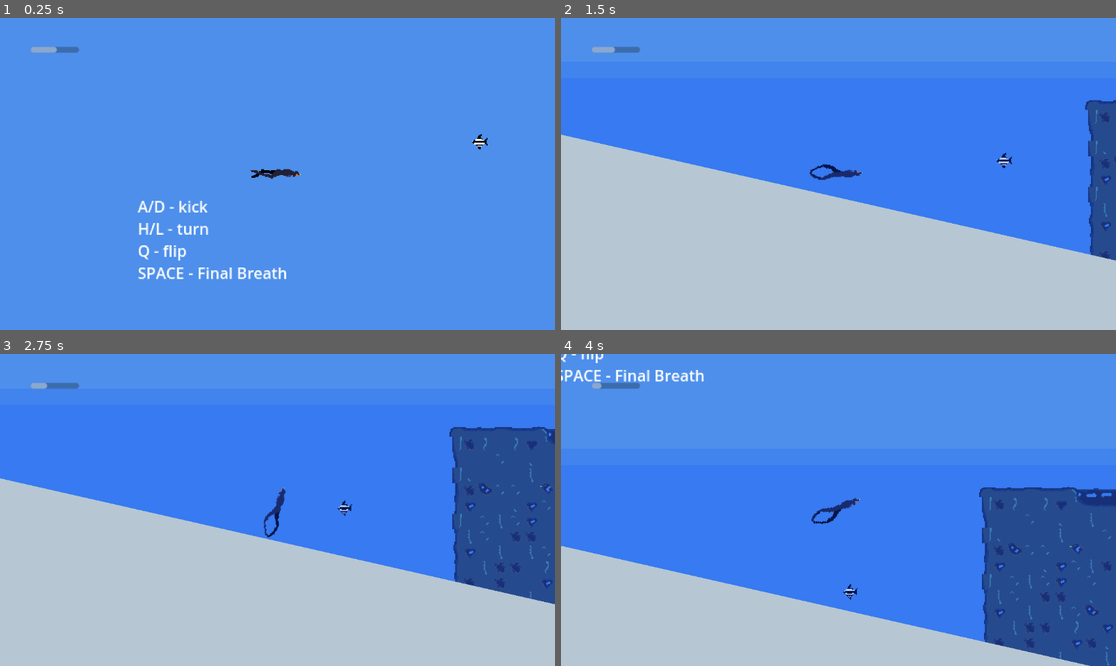
Above: before the commit, frames 1-4 (two rows, left to right).
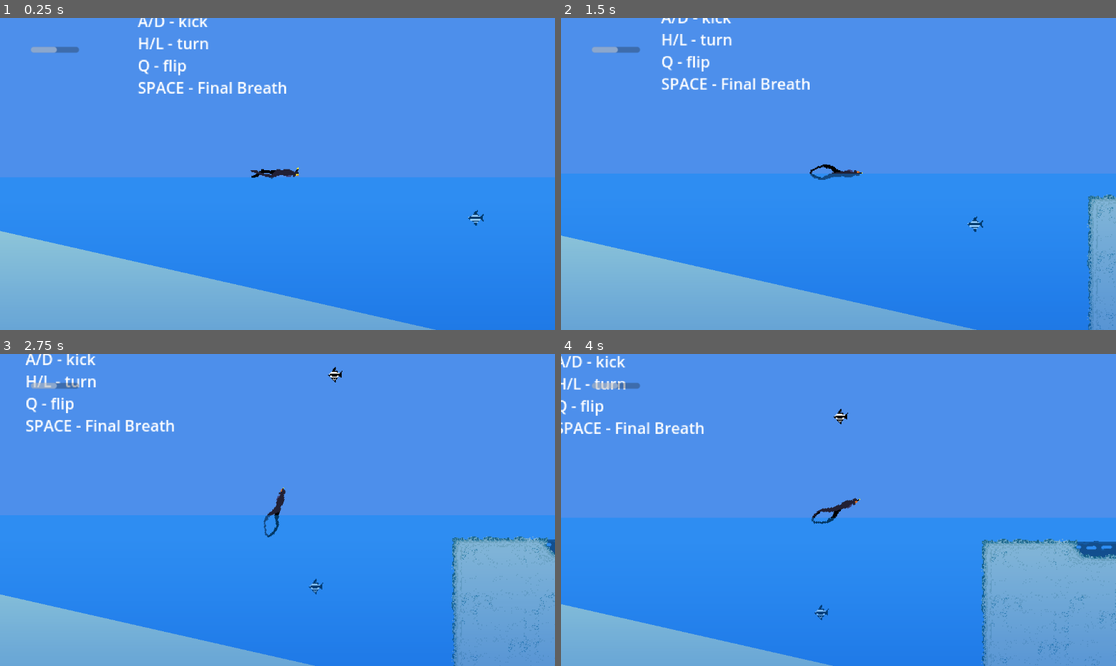
Above: after the commit, the same moments.

Repository: kstolen0/freediver-game
Game: Godot game, scene res://root.tscn
Same seed, same stepped clock (60 frames per second), same inputs: the game is played once before the commit and once after it.
Inputs:
- Up to frame 1 (0.25 s): no input
- Up to frame 2 (1.5 s): hold D 0.53-1.28 s; tap Q (flip_diver) at 0.6 s; tap Space at 0.77, 1.07 s; hold A from 1.28 s (still down); tap L at 1.35 s
- Up to frame 3 (2.75 s): tap Space at 1.52, 1.82 s; release A at 2.03 s; hold D from 2.03 s (still down); hold H from 2.03 s (still down)
- Up to frame 4 (4 s): release H at 2.78 s; tap Q (flip_diver) at 2.85 s; tap Space at 3.02, 3.32, 3.77 s; release D at 3.53 s; hold A from 3.53 s (still down); hold L from 3.53 s (still down)

The runs differ from the first frame. In frame 1, 50% of the frame differs, in the area x 0-100%, y 0-100%; in frame 2, 46%; in frame 3, 51%; in frame 4, 33%.

Commit message:
rework ocean depths. update rocks fg tilesheet.

Diff:
--- /dev/null
+++ b/depth_change.gd
@@ -0,0 +1,16 @@
+extends Area2D
+
+@export var depth = 0
+
+# Called when the node enters the scene tree for the first time.
+func _ready() -> void:
+	pass # Replace with function body.
+
+
+# Called every frame. 'delta' is the elapsed time since the previous frame.
+func _process(delta: float) -> void:
+	pass
+
+
+func _on_body_entered(body: Node2D) -> void:
+	body.depth = depth
--- /dev/null
+++ b/depth_change.tscn
@@ -0,0 +1,15 @@
+[gd_scene load_steps=3 format=3 uid="uid://bt5w1raislwja"]
+
+[ext_resource type="Script" path="res://depth_change.gd" id="1_45eup"]
+
+[sub_resource type="RectangleShape2D" id="RectangleShape2D_ubbql"]
+
+[node name="Node2D" type="Area2D"]
+scale = Vector2(90, 0.001)
+script = ExtResource("1_45eup")
+
+[node name="CollisionShape2D" type="CollisionShape2D" parent="."]
+scale = Vector2(4, 1)
+shape = SubResource("RectangleShape2D_ubbql")
+
+[connection signal="body_entered" from="." to="." method="_on_body_entered"]
--- a/fish/fish-sm/fish-sm.tscn
+++ b/fish/fish-sm/fish-sm.tscn
@@ -7,6 +7,21 @@
 
 [sub_resource type="CircleShape2D" id="CircleShape2D_bad6l"]
 radius = 6.08276
+
+[sub_resource type="Animation" id="Animation_8hh24"]
+length = 0.001
+tracks/0/type = "value"
+tracks/0/imported = false
+tracks/0/enabled = true
+tracks/0/path = NodePath(".:frame")
+tracks/0/interp = 1
+tracks/0/loop_wrap = true
+tracks/0/keys = {
+"times": PackedFloat32Array(0),
+"transitions": PackedFloat32Array(1),
+"update": 1,
+"values": [0]
+}
 
 [sub_resource type="Animation" id="Animation_5lwch"]
 resource_name = "cruise"
@@ -23,21 +38,6 @@
 "transitions": PackedFloat32Array(1, 1),
 "update": 1,
 "values": [0, 1]
-}
-
-[sub_resource type="Animation" id="Animation_8hh24"]
-length = 0.001
-tracks/0/type = "value"
-tracks/0/imported = false
-tracks/0/enabled = true
-tracks/0/path = NodePath(".:frame")
-tracks/0/interp = 1
-tracks/0/loop_wrap = true
-tracks/0/keys = {
-"times": PackedFloat32Array(0),
-"transitions": PackedFloat32Array(1),
-"update": 1,
-"values": [0]
 }
 
 [sub_resource type="AnimationLibrary" id="AnimationLibrary_mo8i5"]
--- /dev/null
+++ b/gradient_shader.gdshader
@@ -0,0 +1,17 @@
+shader_type canvas_item;
+
+uniform sampler2D gradient;
+
+void vertex() {
+	// Called for every vertex the material is visible on.
+}
+
+void fragment() {
+	// Called for every pixel the material is visible on.
+	COLOR = texture(gradient, UV);
+}
+
+//void light() {
+	// Called for every pixel for every light affecting the material.
+	// Uncomment to replace the default light processing function with this one.
+//}
--- /dev/null
+++ b/ocean_gradient.tres
@@ -0,0 +1,9 @@
+[gd_resource type="GradientTexture2D" load_steps=2 format=3 uid="uid://dn3f1rmxeyoxv"]
+
+[sub_resource type="Gradient" id="Gradient_ewk8d"]
+offsets = PackedFloat32Array(0, 0.0441176, 0.166667, 0.372294, 0.712121)
+colors = PackedColorArray(0, 0.537255, 0.984314, 0.4, 0, 0.411765, 0.886275, 0.611765, 0, 0.180392, 0.701961, 0.843137, 0, 0.0784314, 0.741176, 0.862745, 0, 0, 0.584314, 0.901961)
+
+[resource]
+gradient = SubResource("Gradient_ewk8d")
+fill_to = Vector2(0, 1)
--- a/player/player.gd
+++ b/player/player.gd
@@ -22,7 +22,7 @@
 var is_alive = true
 var is_final_breath = true
 
-var submerged = -1
+var depth = -1
 
 func _ready():
 	print("player loaded")
@@ -31,7 +31,7 @@
 	on_water.connect(under_water)
 
 func under_water():
-	if submerged > 0:
+	if depth > 0:
 		emit_signal("final_breath", "end")
 
 func unalive(toggle):
@@ -39,16 +39,16 @@
 
 func _physics_process(delta):
 	var animation_to_play = "idle"
-	if submerged <= 0:
-		if submerged < 0:
+	if depth <= 0:
+		if depth < 0:
 			velocity.y += gravity * delta * 0.8
 		else:
 			animation_to_play = "surface"
 		if !can_breath:
 			can_breath = true
 			emit_signal("recovering_breath")
-	elif submerged > 0:
-		velocity.y -= (buoyancy - submerged) * 0.5
+	elif depth > 0:
+		velocity.y -= (buoyancy - depth) * 0.5
 		if can_breath:
 			can_breath = false
 			emit_signal("holding_breath")
--- a/player/player.tscn
+++ b/player/player.tscn
@@ -4,7 +4,7 @@
 [ext_resource type="Texture2D" uid="uid://dfae0l585hipp" path="res://player/diver-sheet-64.png" id="3_3mdv6"]
 
 [sub_resource type="RectangleShape2D" id="RectangleShape2D_n0v11"]
-size = Vector2(22, 12)
+size = Vector2(34, 12)
 
 [sub_resource type="Animation" id="Animation_0s8t4"]
 resource_name = "idle"
@@ -79,7 +79,7 @@
 script = ExtResource("1_86ldc")
 
 [node name="CollisionShape2D" type="CollisionShape2D" parent="."]
-position = Vector2(12, 0)
+position = Vector2(6, 0)
 shape = SubResource("RectangleShape2D_n0v11")
 
 [node name="Diver-sheet" type="Sprite2D" parent="."]
--- a/root.tscn
+++ b/root.tscn
@@ -8,9 +8,9 @@
 [ext_resource type="PackedScene" uid="uid://bxy8xhydg8jl2" path="res://ui/breath_bar.tscn" id="4_upb3n"]
 [ext_resource type="PackedScene" uid="uid://cvcuw6wh2kmbu" path="res://seagull/seagull.tscn" id="5_wlr40"]
 [ext_resource type="PackedScene" uid="uid://bp0d6xqoonf2y" path="res://fish/fish-sm/fish-sm.tscn" id="7_rtvx7"]
+[ext_resource type="PackedScene" uid="uid://bt5w1raislwja" path="res://depth_change.tscn" id="9_xckeu"]
 
 [node name="world" type="Node2D"]
-position = Vector2(1073, 0)
 script = ExtResource("1_6pkjq")
 
 [node name="ricks_bg" type="TileMapLayer" parent="."]
@@ -20,22 +20,22 @@
 [node name="fish" type="Node" parent="."]
 
 [node name="fish-sm3" parent="fish" instance=ExtResource("7_rtvx7")]
-position = Vector2(1531, 1824)
+position = Vector2(467, 1924)
 
 [node name="fish-sm2" parent="fish" instance=ExtResource("7_rtvx7")]
-position = Vector2(1386, 1812)
+position = Vector2(288, 1809)
 
 [node name="fish-sm" parent="fish" instance=ExtResource("7_rtvx7")]
-position = Vector2(575, 1768)
+position = Vector2(-528, 1735)
 
 [node name="fish-sm4" parent="fish" instance=ExtResource("7_rtvx7")]
-position = Vector2(1038, 1686)
+position = Vector2(46, 1700)
 
 [node name="fish-sm5" parent="fish" instance=ExtResource("7_rtvx7")]
-position = Vector2(549, 1460)
+position = Vector2(-508, 1479)
 
 [node name="player" parent="." instance=ExtResource("1_8hcbp")]
-position = Vector2(-740, 1474)
+position = Vector2(-740, 1686)
 
 [node name="Camera2D" type="Camera2D" parent="player"]
 position = Vector2(1, 1)
@@ -70,58 +70,61 @@
 [node name="sand" type="Node" parent="."]
 
 [node name="sand" parent="sand" instance=ExtResource("2_gxsnd")]
-position = Vector2(345.003, 1863)
+position = Vector2(-754, 1863)
 rotation = 0.223246
 
 [node name="sand4" parent="sand" instance=ExtResource("2_gxsnd")]
-position = Vector2(4476, 2506)
+position = Vector2(3377, 2506)
 rotation = 0.0661812
 
 [node name="sand3" parent="sand" instance=ExtResource("2_gxsnd")]
-position = Vector2(3091, 2276)
+position = Vector2(1992, 2276)
 rotation = 0.260164
 
 [node name="sand5" parent="sand" instance=ExtResource("2_gxsnd")]
-position = Vector2(6760, 2399)
+position = Vector2(5661, 2399)
 rotation = -0.197911
-scale = Vector2(1, 1)
 
 [node name="sand7" parent="sand" instance=ExtResource("2_gxsnd")]
-position = Vector2(-1035, 1659)
+position = Vector2(-2134, 1659)
 rotation = 0.0594911
 
 [node name="sand8" parent="sand" instance=ExtResource("2_gxsnd")]
-position = Vector2(4993, 3216)
+position = Vector2(3894, 3216)
 rotation = -1.57032
 
 [node name="sand6" parent="sand" instance=ExtResource("2_gxsnd")]
-position = Vector2(8002, 1870)
+position = Vector2(6902.99, 1870)
 rotation = -0.620652
 
 [node name="sand9" parent="sand" instance=ExtResource("2_gxsnd")]
-position = Vector2(6090, 3205)
+position = Vector2(4991, 3205)
 rotation = -1.56336
 
 [node name="sand2" parent="sand" instance=ExtResource("2_gxsnd")]
-position = Vector2(1720, 2060)
+position = Vector2(620.997, 2060)
 rotation = 0.0520165
 
-[node name="oceans" type="Node" parent="."]
+[node name="ocean" parent="." instance=ExtResource("2_yat5b")]
+z_index = 1
+position = Vector2(2657, 1694)
 
-[node name="ocean-surface" parent="oceans" instance=ExtResource("2_yat5b")]
-position = Vector2(1926, 4348)
+[node name="depths" type="Node" parent="."]
 
-[node name="ocean-surface4" parent="oceans" instance=ExtResource("2_yat5b")]
-position = Vector2(1797, 5161)
+[node name="d2" parent="depths" instance=ExtResource("9_xckeu")]
+position = Vector2(2855, 1801)
+scale = Vector2(99.2974, 7.89568)
+depth = 2
 
-[node name="ocean-surface3" parent="oceans" instance=ExtResource("2_yat5b")]
-position = Vector2(1734, 5493)
+[node name="d3" parent="depths" instance=ExtResource("9_xckeu")]
+position = Vector2(2854, 1905)
+scale = Vector2(90, 1.921)
+depth = 3
 
-[node name="ocean-surface2" parent="oceans" instance=ExtResource("2_yat5b")]
-position = Vector2(1860, 4829)
-
-[node name="ocean-surface5" parent="oceans" instance=ExtResource("2_yat5b")]
-position = Vector2(1867, 4365)
+[node name="d4" parent="depths" instance=ExtResource("9_xckeu")]
+position = Vector2(2845, 2067)
+scale = Vector2(90, 5.361)
+depth = 4
 
 [node name="CanvasLayer" type="CanvasLayer" parent="."]
 scale = Vector2(2, 2)
--- a/seagull/seagull.gd
+++ b/seagull/seagull.gd
@@ -1,7 +1,7 @@
 extends CharacterBody2D
 class_name Seagull
 
-var submerged = 0
+var depth = 0
 
 signal on_water
 
--- /dev/null
+++ b/terrain/ocean/depth.gd
@@ -0,0 +1,11 @@
+extends ocean
+
+
+# Called when the node enters the scene tree for the first time.
+func _ready() -> void:
+	pass # Replace with function body.
+
+
+# Called every frame. 'delta' is the elapsed time since the previous frame.
+func _process(delta: float) -> void:
+	pass
--- a/terrain/ocean/ocean.gd
+++ b/terrain/ocean/ocean.gd
@@ -1,11 +1,8 @@
 extends Area2D
+class_name ocean
 
 func _on_body_entered(body):
-	print("entered ocean")
-	body.submerged += 1
 	body.emit_signal("on_water")
 
-func _on_body_exited(body):
-	print("left ocean")
-	print(body.position)
-	body.submerged -= 1
+func _on_body_exited(body: Node2D):
+	pass
--- a/terrain/ocean/ocean.tscn
+++ b/terrain/ocean/ocean.tscn
@@ -1,27 +1,46 @@
-[gd_scene load_steps=4 format=3 uid="uid://c3ll8udtxwb5k"]
+[gd_scene load_steps=8 format=3 uid="uid://c3ll8udtxwb5k"]
 
 [ext_resource type="Script" path="res://terrain/ocean/ocean.gd" id="1_xt8cg"]
+[ext_resource type="Shader" path="res://gradient_shader.gdshader" id="2_x8x3x"]
+[ext_resource type="Texture2D" uid="uid://dn3f1rmxeyoxv" path="res://ocean_gradient.tres" id="3_pekm6"]
+[ext_resource type="Script" path="res://terrain/ocean/shallows.gd" id="4_tb34c"]
 
-[sub_resource type="CanvasItemMaterial" id="CanvasItemMaterial_v0q8b"]
+[sub_resource type="ShaderMaterial" id="ShaderMaterial_0186f"]
+shader = ExtResource("2_x8x3x")
+shader_parameter/gradient = ExtResource("3_pekm6")
 
 [sub_resource type="RectangleShape2D" id="RectangleShape2D_walym"]
 size = Vector2(12876, 3153.5)
+
+[sub_resource type="RectangleShape2D" id="RectangleShape2D_wbuv0"]
+size = Vector2(33.1003, 20.5555)
 
 [node name="ocean" type="Area2D"]
 collision_layer = 2
 script = ExtResource("1_xt8cg")
 
 [node name="ColorRect" type="ColorRect" parent="."]
-material = SubResource("CanvasItemMaterial_v0q8b")
-offset_left = -6178.0
-offset_top = -2672.0
-offset_right = 6703.0
-offset_bottom = 529.0
-color = Color(0.0156863, 0.282353, 0.996078, 0.156863)
+material = SubResource("ShaderMaterial_0186f")
+offset_left = -6427.0
+offset_top = -1.0
+offset_right = 6454.0
+offset_bottom = 3200.0
+pivot_offset = Vector2(6427, 2)
 
 [node name="CollisionShape2D" type="CollisionShape2D" parent="."]
-position = Vector2(262, -1095)
+position = Vector2(0, 1580)
 shape = SubResource("RectangleShape2D_walym")
+
+[node name="shallows" type="Area2D" parent="."]
+position = Vector2(0, 4)
+scale = Vector2(101.799, 0.5)
+script = ExtResource("4_tb34c")
+
+[node name="CollisionShape2D" type="CollisionShape2D" parent="shallows"]
+position = Vector2(0, -5.30455)
+scale = Vector2(4, 1)
+shape = SubResource("RectangleShape2D_wbuv0")
 
 [connection signal="body_entered" from="." to="." method="_on_body_entered"]
 [connection signal="body_exited" from="." to="." method="_on_body_exited"]
+[connection signal="body_entered" from="shallows" to="shallows" method="_on_body_entered"]
--- /dev/null
+++ b/terrain/ocean/shallows.gd
@@ -0,0 +1,22 @@
+extends ocean
+
+
+# Called when the node enters the scene tree for the first time.
+func _ready() -> void:
+	body_exited.connect(on_shallows_exited)
+
+
+# Called every frame. 'delta' is the elapsed time since the previous frame.
+func _process(delta: float) -> void:
+	pass
+
+func _on_body_entered(body):
+	print(body.name, " entered shallows")
+	body.depth = 0
+
+
+func on_shallows_exited(body):
+	if body.global_position.y <= global_position.y:
+		body.depth = -1
+	else:
+		body.depth = 1
--- a/tiles_2.tres
+++ b/tiles_2.tres
@@ -168,6 +168,15 @@
 5:1/0/terrains_peering_bit/top_right_corner = 0
 6:1/0 = 0
 6:1/0/terrain_set = 0
+6:1/0/terrain = 0
+6:1/0/terrains_peering_bit/right_side = 0
+6:1/0/terrains_peering_bit/bottom_right_corner = 0
+6:1/0/terrains_peering_bit/bottom_side = 0
+6:1/0/terrains_peering_bit/bottom_left_corner = 0
+6:1/0/terrains_peering_bit/left_side = 0
+6:1/0/terrains_peering_bit/top_left_corner = 0
+6:1/0/terrains_peering_bit/top_side = 0
+6:1/0/terrains_peering_bit/top_right_corner = 0
 7:1/0 = 0
 7:1/0/terrain_set = 0
 8:1/0 = 0
@@ -516,6 +525,7 @@
 5:5/0/terrains_peering_bit/top_right_corner = 0
 6:5/0 = 0
 6:5/0/terrain_set = 0
+6:5/0/terrain = 0
 6:5/0/terrains_peering_bit/right_side = 0
 6:5/0/terrains_peering_bit/bottom_right_corner = 0
 6:5/0/terrains_peering_bit/bottom_side = 0
@@ -604,26 +614,8 @@
 23:5/0 = 0
 0:6/0 = 0
 0:6/0/terrain_set = 0
-0:6/0/terrain = 0
-0:6/0/terrains_peering_bit/right_side = 0
-0:6/0/terrains_peering_bit/bottom_right_corner = 0
-0:6/0/terrains_peering_bit/bottom_side = 0
-0:6/0/terrains_peering_bit/bottom_left_corner = 0
-0:6/0/terrains_peering_bit/left_side = 0
-0:6/0/terrains_peering_bit/top_left_corner = 0
-0:6/0/terrains_peering_bit/top_side = 0
-0:6/0/terrains_peering_bit/top_right_corner = 0
 1:6/0 = 0
 1:6/0/terrain_set = 0
-1:6/0/terrain = 0
-1:6/0/terrains_peering_bit/right_side = 0
-1:6/0/terrains_peering_bit/bottom_right_corner = 0
-1:6/0/terrains_peering_bit/bottom_side = 0
-1:6/0/terrains_peering_bit/bottom_left_corner = 0
-1:6/0/terrains_peering_bit/left_side = 0
-1:6/0/terrains_peering_bit/top_left_corner = 0
-1:6/0/terrains_peering_bit/top_side = 0
-1:6/0/terrains_peering_bit/top_right_corner = 0
 2:6/0 = 0
 2:6/0/terrain_set = 0
 2:6/0/terrain = 0
Not shown: 1 places in root.tscn that only renumber resources
Binary file changed: sheet.png
